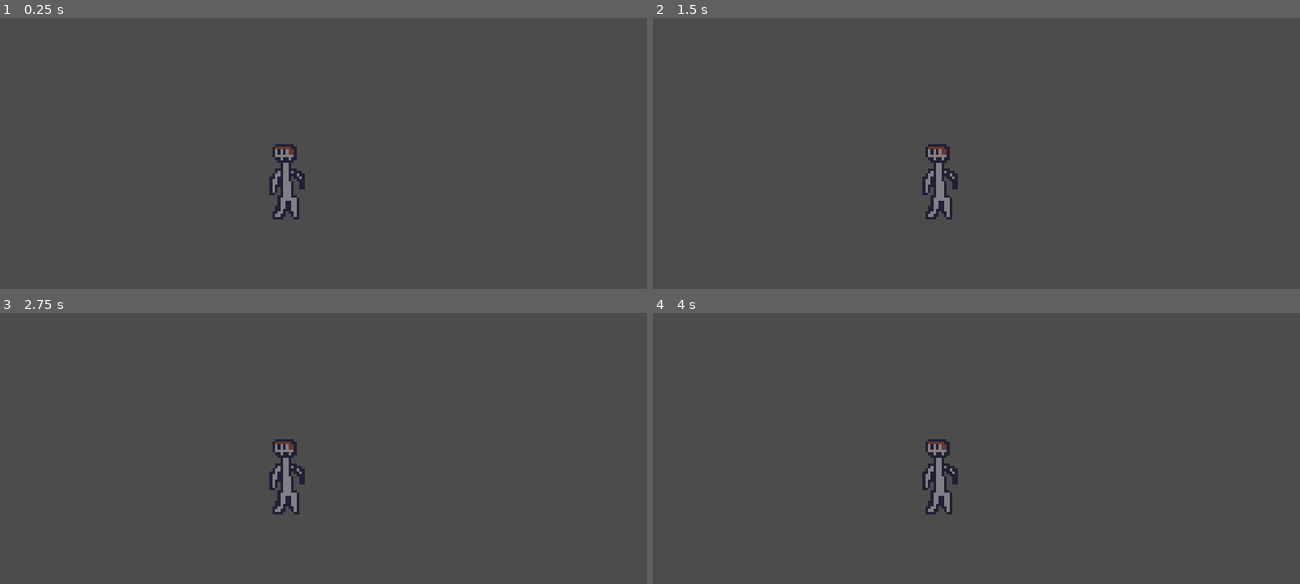
Above: before the commit, frames 1-4 (two rows, left to right).
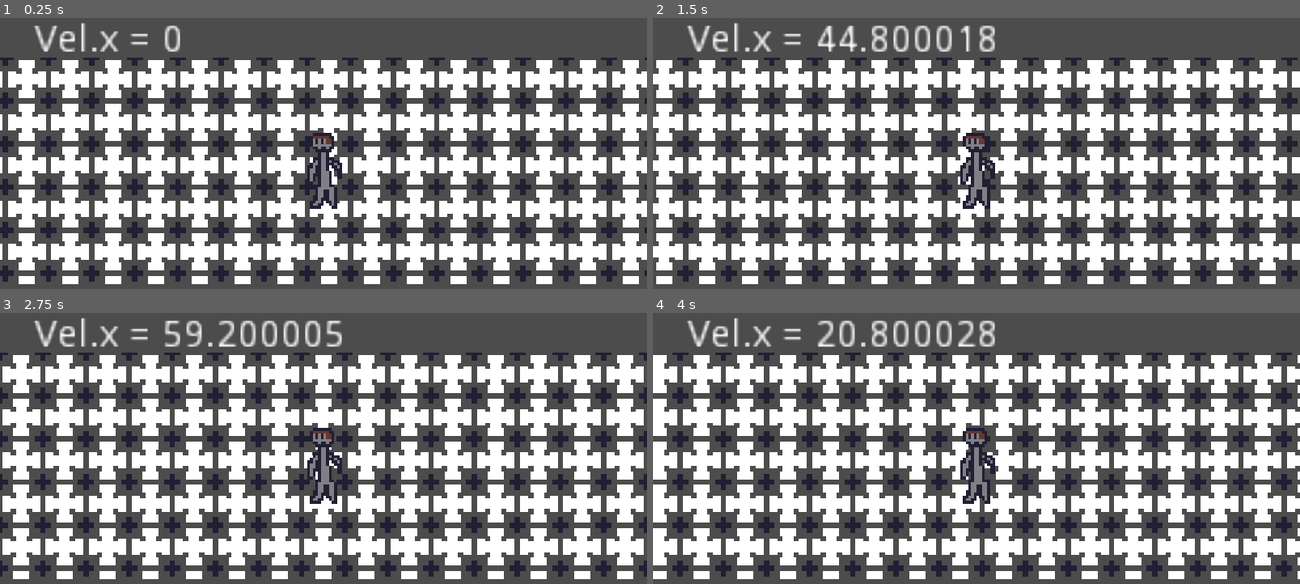
Above: after the commit, the same moments.

Repository: E3BB/Pinkbulls
Game: Godot game, scene res://Scenes/World/PartOne.tscn
The game is run twice, just before and just after one commit, with the same random seed, the same clock (stepped at 60 frames per second) and the same inputs. The project has no main scene, so this scene is started directly.
Inputs:
- Up to frame 1 (0.25 s): no input
- Up to frame 2 (1.5 s): tap Enter at 0.5 s; hold D (Right, bound only after the commit) 0.53-1.28 s; hold A (Left, bound only after the commit) from 1.28 s (still down)
- Up to frame 3 (2.75 s): release A (Left, bound only after the commit) at 2.03 s; hold D (Right, bound only after the commit) from 2.03 s (still down)
- Up to frame 4 (4 s): tap Space at 3.5 s; release D (Right, bound only after the commit) at 3.53 s; hold A (Left, bound only after the commit) from 3.53 s (still down)

The runs differ from the first frame. In frame 1, 47% of the frame differs, in the area x 0-100%, y 1-99%; in frame 2, 48%; in frame 3, 48%; in frame 4, 48%.

Commit message:
Made testing sprite, made player drift, made quick velocity display

Diff:
--- a/Scenes/Player/Player.tscn
+++ b/Scenes/Player/Player.tscn
@@ -4,7 +4,6 @@
 [ext_resource path="res://Scenes/Player/PlayerScripts/Player.gd" type="Script" id=2]
 
 [node name="Player" type="KinematicBody2D"]
-position = Vector2( 118, 79 )
 script = ExtResource( 2 )
 
 [node name="CollisionPolygon2D" type="CollisionPolygon2D" parent="."]
--- a/Scenes/Player/PlayerScripts/Player.gd
+++ b/Scenes/Player/PlayerScripts/Player.gd
@@ -1,10 +1,23 @@
 extends KinematicBody2D
 
 # Variables
-
+var vel : Vector2 # Velocity
+var inputLR : float # Left/Right input, expressed from -1 to 1
 
 # Physics Process Run
 func _physics_process(delta):
 
-	#umm
-	pass
+	# Set Input
+	inputLR = (Input.get_action_strength("Right") - Input.get_action_strength("Left")) * 96
+
+	# Velocity Check and etc.
+	vel.x += inputLR * delta
+
+	vel.x = vel.x if vel.x < 64 else 64
+	vel.x = vel.x if vel.x > -64 else -64
+
+	# Move
+	move_and_slide(vel, Vector2(0, -1))
+
+	# Update Speed Label
+	$"Camera2D/Label".text = "Vel.x = " + String(vel.x)
--- a/Scenes/World/PartOne.tscn
+++ b/Scenes/World/PartOne.tscn
@@ -1,12 +1,23 @@
-[gd_scene load_steps=2 format=2]
+[gd_scene load_steps=3 format=2]
 
 [ext_resource path="res://Scenes/Player/Player.tscn" type="PackedScene" id=1]
+[ext_resource path="res://Scenes/Sprite-0001.png" type="Texture" id=2]
 
 [node name="Node2D" type="Node2D"]
 
+[node name="Sprite" type="Sprite" parent="."]
+texture = ExtResource( 2 )
+region_enabled = true
+region_rect = Rect2( 0, 0, 844, 84 )
+
 [node name="Player" parent="." instance=ExtResource( 1 )]
-position = Vector2( -14, 4 )
 
-[node name="Camera2D" type="Camera2D" parent="."]
+[node name="Camera2D" type="Camera2D" parent="Player"]
 current = true
 zoom = Vector2( 0.125, 0.125 )
+
+[node name="Label" type="Label" parent="Player/Camera2D"]
+margin_left = -107.0
+margin_top = -55.0
+margin_right = -67.0
+margin_bottom = -41.0
--- a/project.godot
+++ b/project.godot
@@ -23,6 +23,33 @@
 
 common/drop_mouse_on_gui_input_disabled=true
 
+[input]
+
+Left={
+"deadzone": 0.5,
+"events": [ Object(InputEventKey,"resource_local_to_scene":false,"resource_name":"","device":0,"alt":false,"shift":false,"control":false,"meta":false,"command":false,"pressed":false,"scancode":65,"physical_scancode":0,"unicode":0,"echo":false,"script":null)
+, Object(InputEventKey,"resource_local_to_scene":false,"resource_name":"","device":0,"alt":false,"shift":false,"control":false,"meta":false,"command":false,"pressed":false,"scancode":16777231,"physical_scancode":0,"unicode":0,"echo":false,"script":null)
+, Object(InputEventJoypadMotion,"resource_local_to_scene":false,"resource_name":"","device":0,"axis":0,"axis_value":-1.0,"script":null)
+, Object(InputEventJoypadButton,"resource_local_to_scene":false,"resource_name":"","device":0,"button_index":14,"pressure":0.0,"pressed":false,"script":null)
+ ]
+}
+Right={
+"deadzone": 0.5,
+"events": [ Object(InputEventKey,"resource_local_to_scene":false,"resource_name":"","device":0,"alt":false,"shift":false,"control":false,"meta":false,"command":false,"pressed":false,"scancode":68,"physical_scancode":0,"unicode":0,"echo":false,"script":null)
+, Object(InputEventKey,"resource_local_to_scene":false,"resource_name":"","device":0,"alt":false,"shift":false,"control":false,"meta":false,"command":false,"pressed":false,"scancode":16777233,"physical_scancode":0,"unicode":0,"echo":false,"script":null)
+, Object(InputEventJoypadMotion,"resource_local_to_scene":false,"resource_name":"","device":0,"axis":0,"axis_value":1.0,"script":null)
+, Object(InputEventJoypadButton,"resource_local_to_scene":false,"resource_name":"","device":0,"button_index":15,"pressure":0.0,"pressed":false,"script":null)
+ ]
+}
+Jump={
+"deadzone": 0.5,
+"events": [ Object(InputEventKey,"resource_local_to_scene":false,"resource_name":"","device":0,"alt":false,"shift":false,"control":false,"meta":false,"command":false,"pressed":false,"scancode":87,"physical_scancode":0,"unicode":0,"echo":false,"script":null)
+, Object(InputEventKey,"resource_local_to_scene":false,"resource_name":"","device":0,"alt":false,"shift":false,"control":false,"meta":false,"command":false,"pressed":false,"scancode":16777232,"physical_scancode":0,"unicode":0,"echo":false,"script":null)
+, Object(InputEventKey,"resource_local_to_scene":false,"resource_name":"","device":0,"alt":false,"shift":false,"control":false,"meta":false,"command":false,"pressed":false,"scancode":32,"physical_scancode":0,"unicode":0,"echo":false,"script":null)
+, Object(InputEventJoypadButton,"resource_local_to_scene":false,"resource_name":"","device":0,"button_index":0,"pressure":0.0,"pressed":false,"script":null)
+ ]
+}
+
 [physics]
 
 common/enable_pause_aware_picking=true
Binary file added: Scenes/Sprite-0001.png
Not shown, added: Scenes/Sprite-0001.png.import
